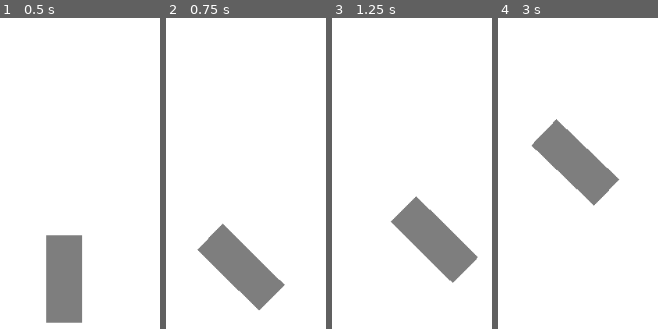
Above: before the commit, frames 1-4 (left to right).
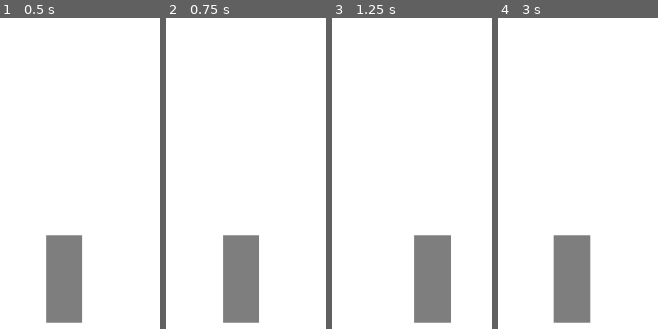
Above: after the commit, the same moments.

Repository: beluamat29/idv-final-boss-amat-bogado
Game: Godot game, scene res://src/Main.tscn
Two runs of this game, one before a commit and one after it. Both use one fixed random seed, a clock stepped at 60 frames per second and the inputs below.
Inputs (mouse positions are in pixels of both pictures, inside the frame that each line leads up to):
- Up to frame 1 (0.5 s): no input
- Up to frame 2 (0.75 s): tap Enter at 0.5 s; move the mouse to (outside the picture) at 0.52 s; press the mouse at (outside the picture) at 0.53 s
- Up to frame 3 (1.25 s): no input
- Up to frame 4 (3 s): move the mouse to (outside the picture) at 1.27 s; release the mouse at (outside the picture) at 1.28 s; click (outside the picture) at 1.35 s; move the mouse to (643, 21) at 2.02 s; press the mouse at (643, 21) at 2.03 s; move the mouse to (523, 217) at 2.77 s; release the mouse at (523, 217) at 2.78 s; click (523, 217) at 2.85 s

Frame 1 is identical in both runs. In frame 2, 5.7% of the frame differs, in the area x 19-75%, y 65-99%; in frame 3, 8.9%; in frame 4, 13%, in the area x 21-76%, y 32-99%.

Commit message:
cambios para que se mueva horizontal

Diff:
--- a/src/Player.gd
+++ b/src/Player.gd
@@ -3,11 +3,10 @@
 export (int) var speed = 100
 
 onready var target = position
-var velocity = Vector2()
+var velocity:Vector2 = Vector2.ZERO
 
 func _process(delta):
-	velocity = position.direction_to(target) * speed
-	look_at(target)
+	velocity.x = position.direction_to(target).x * speed
 	if position.distance_to(target) > 5:
 		velocity = move_and_slide(velocity)
 
